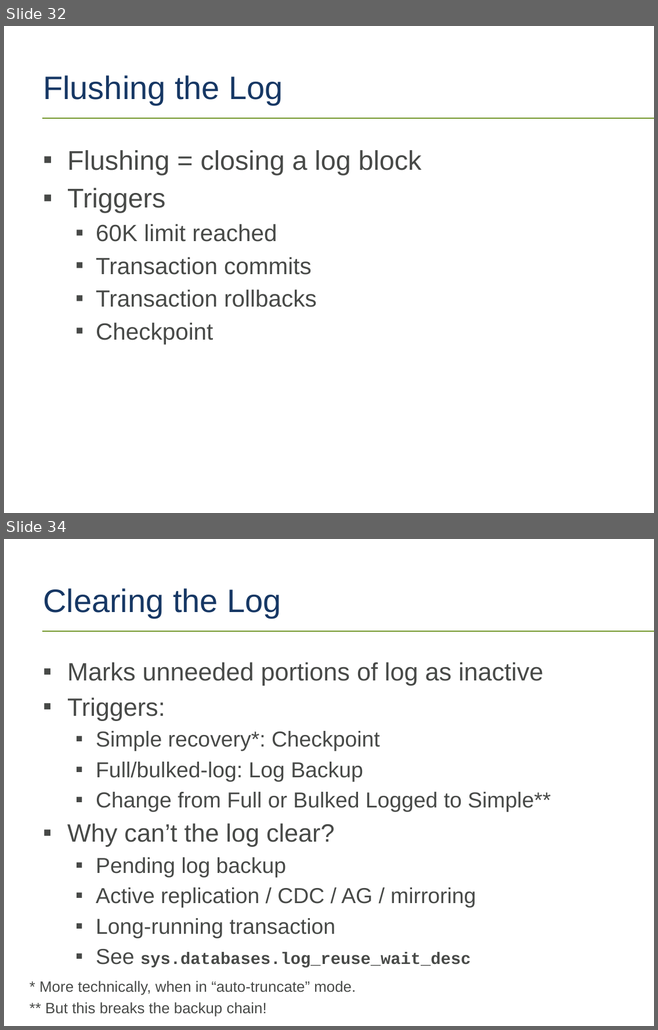
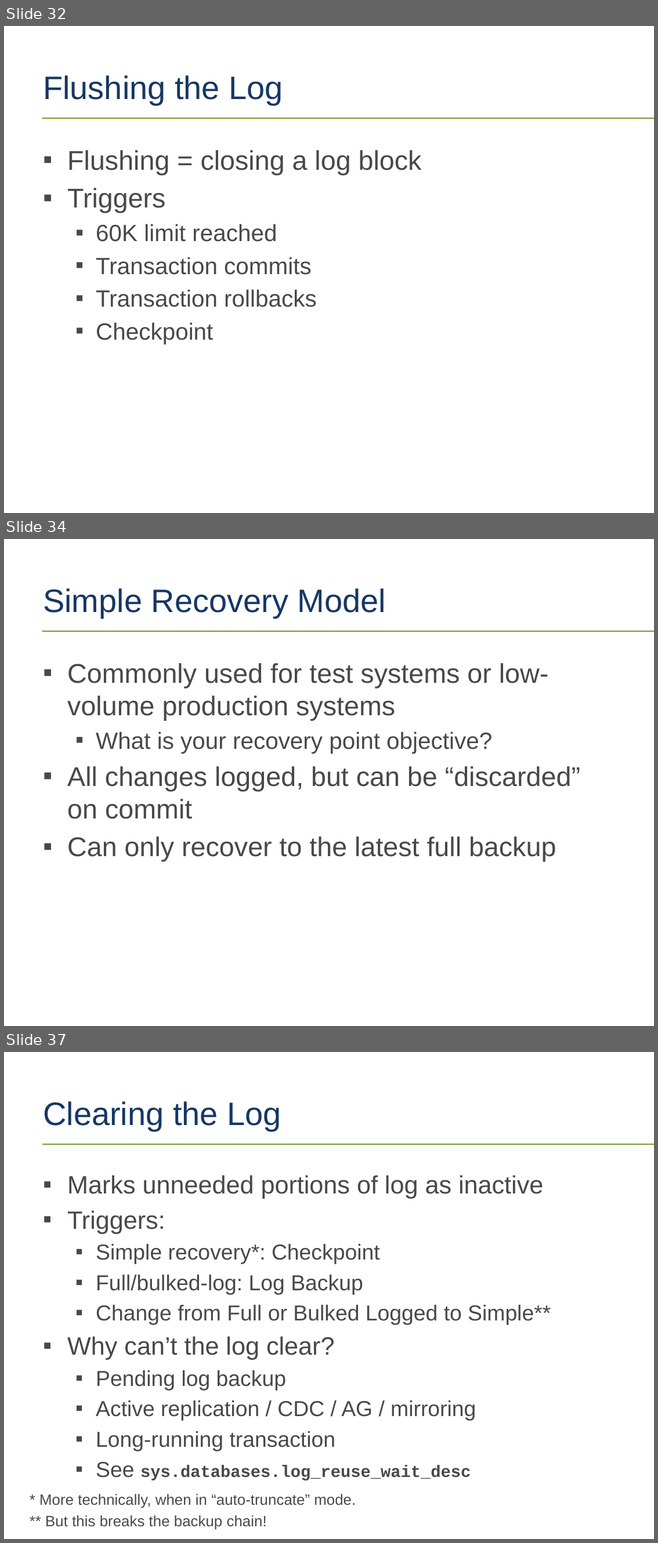
Before and after one commit to tf3604/LogFilePresentation, a slide deck: TransactionLog.pptx. Shown one above the other, each under a label of ours: slides 32 and 34 before the commit, slides 32, 34 and 37 after it; the slides between them are not shown. The pictures are 658x1030 and 658x1543 pixels, drawn with LibreOffice and Linux fonts; fonts in the diff are those of the drawing; background and template pictures are left out. Boxes give left, top, right and bottom in pixels: in the first picture for what was removed or moved away, otherwise in the second. Text is boxed around its words. In the diff, an @@ line names an element or a change of style, - is before the commit and + after.

Commit message:
Split up recovery models slide.

```diff
--- a/TransactionLog.pptx
+++ b/TransactionLog.pptx
@@ slide 34 added at (4,539,654,1026), background #FFFFFF; not listed: 1 template element that a slide beside it also shows @@
@@ title added at (43,588,386,617), 36 pt, text #163764 @@
+Simple Recovery Model
@@ text added at (67,663,580,861), 30 pt, text #474947 @@
+▪ Commonly used for test systems or low-volume production systems
+  ▪ What is your recovery point objective?
+▪ All changes logged, but can be “discarded” on commit
+▪ Can only recover to the latest full backup
@@ what was slide 34 is now slide 37 @@
```
Also in this commit, not shown: 1 slide changed, 2 other slides added.
